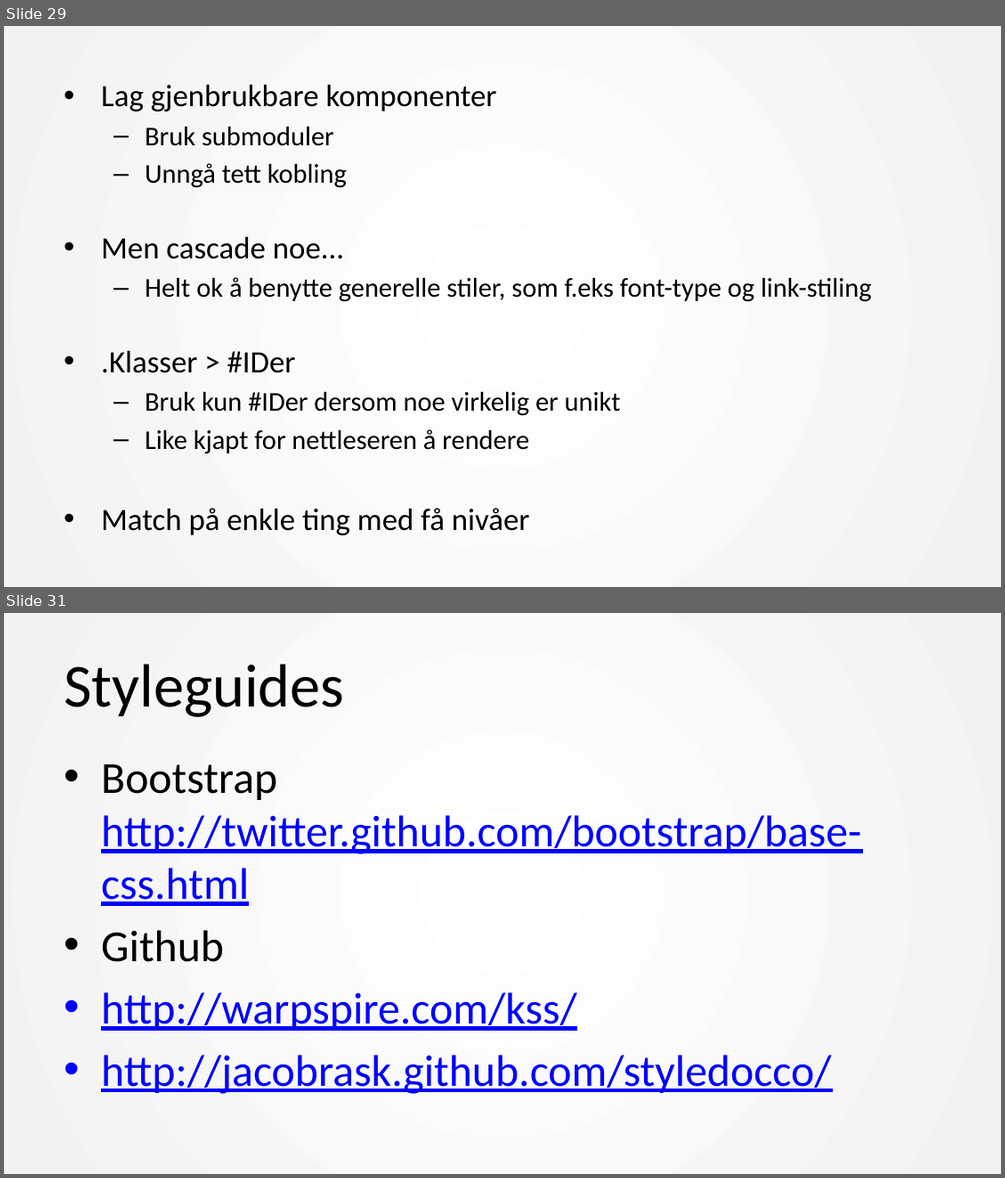
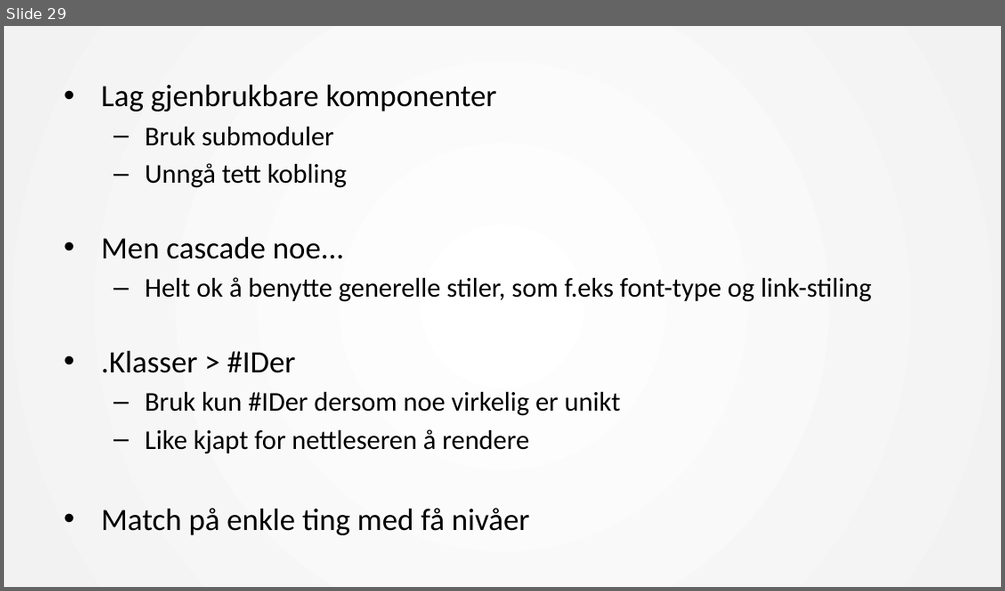
Before and after one commit to mesan/css-kurs, a slide deck: Foiler/2. Avansert/SMACSS.pptx. Shown one above the other, each under a label of ours: slides 29 and 31 before the commit, slide 29 after it; the slides between them are not shown. The pictures are 1005x1178 and 1005x591 pixels, drawn with LibreOffice and Linux fonts; fonts in the diff are those of the drawing. Boxes give left, top, right and bottom in pixels: in the first picture for what was removed or moved away, otherwise in the second. Text is boxed around its words. In the diff, an @@ line names an element or a change of style, - is before the commit and + after.

```diff
--- a/Foiler/2. Avansert/SMACSS.pptx
+++ b/Foiler/2. Avansert/SMACSS.pptx
@@ slide 31 removed at [4,613,1001,1174], background #FFFFFF; not listed: 1 template element that a slide beside it also shows @@
@@ title removed at [64,664,344,717] @@
-Styleguides
@@ text removed at [101,764,861,1094] @@
-• Bootstrap http://twitter.github.com/bootstrap/base-css.html
-• Github
-• http://warpspire.com/kss/
-• http://jacobrask.github.com/styledocco/
```
Also in this commit, not shown: 1 slide changed, 1 other slide removed.
